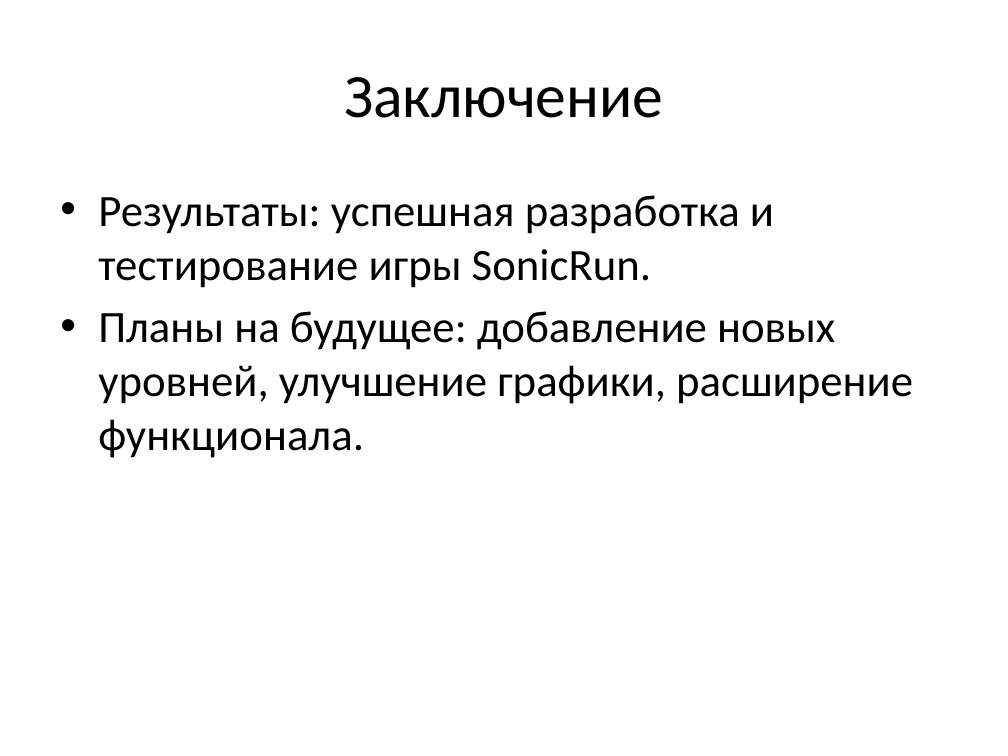
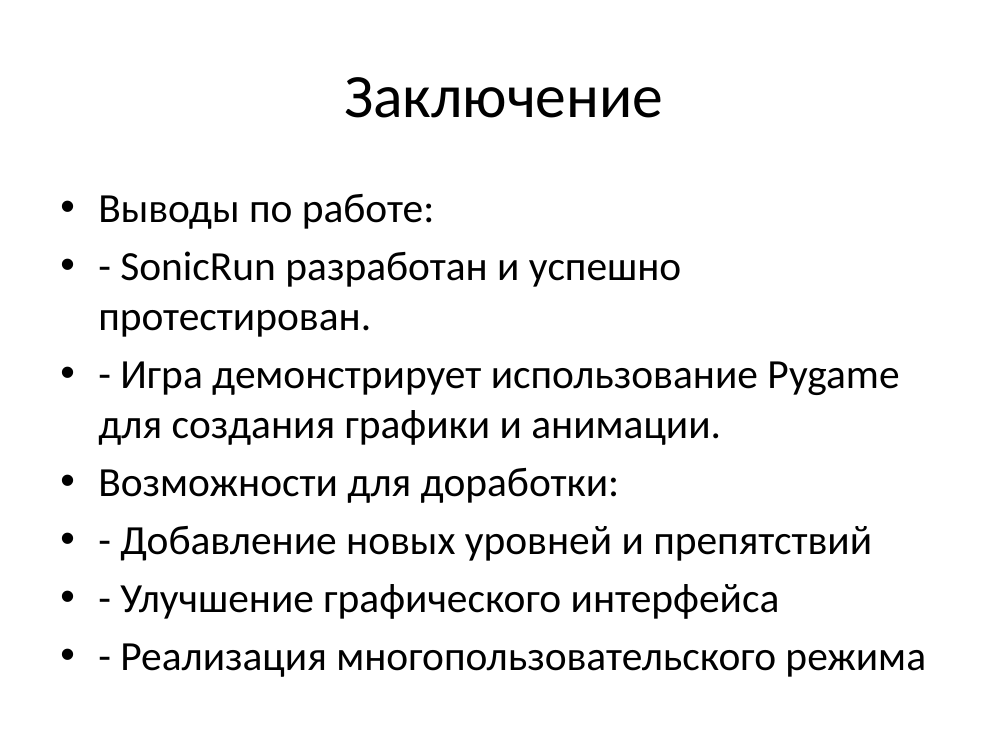
Before and after one commit to sav04eck/SonicRun, a slide deck: slide 8 of Презентация SonicRun.pptx. Drawn at 1008x756 pixels with LibreOffice and Linux fonts; fonts in the diff are those of the drawing. Boxes give left, top, right and bottom in pixels: in the first picture for what was removed or moved away, otherwise in the second. Text is boxed around its words. In the diff, an @@ line names an element or a change of style, - is before the commit and + after.

```diff
--- a/Презентация SonicRun.pptx
+++ b/Презентация SonicRun.pptx
@@ text at (98, 194, 926, 677): text changed; size 32 to 29.6 pt @@
-• Результаты: успешная разработка и тестирование игры SonicRun.
-• Планы на будущее: добавление новых уровней, улучшение графики, расширение функционала.
+• Выводы по работе:
+• - SonicRun разработан и успешно протестирован.
+• - Игра демонстрирует использование Pygame для создания графики и анимации.
+• Возможности для доработки:
+• - Добавление новых уровней и препятствий
+• - Улучшение графического интерфейса
+• - Реализация многопользовательского режима
```
Also in this commit, not shown: 4 other slides changed, 1 slide added, 1 slide removed.
